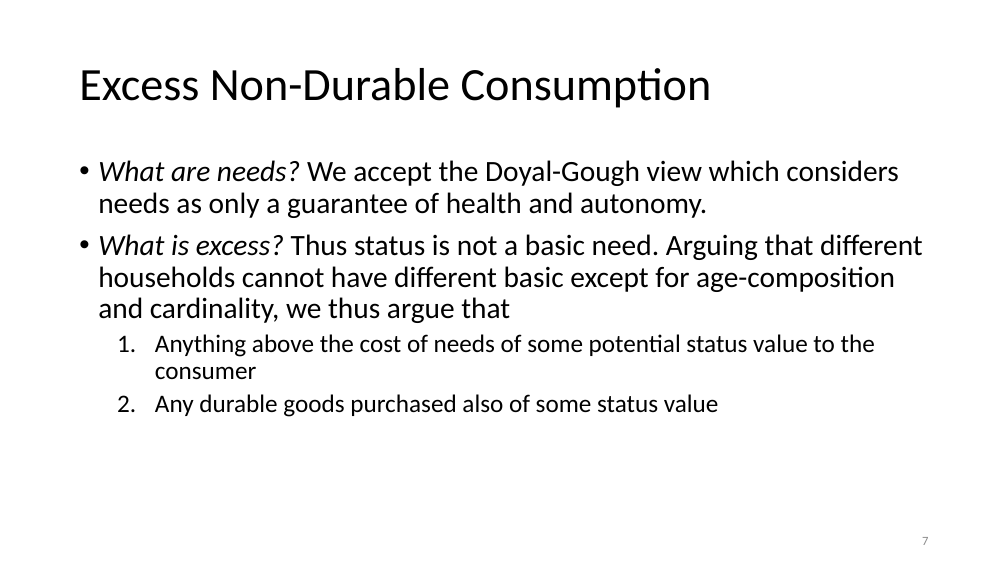
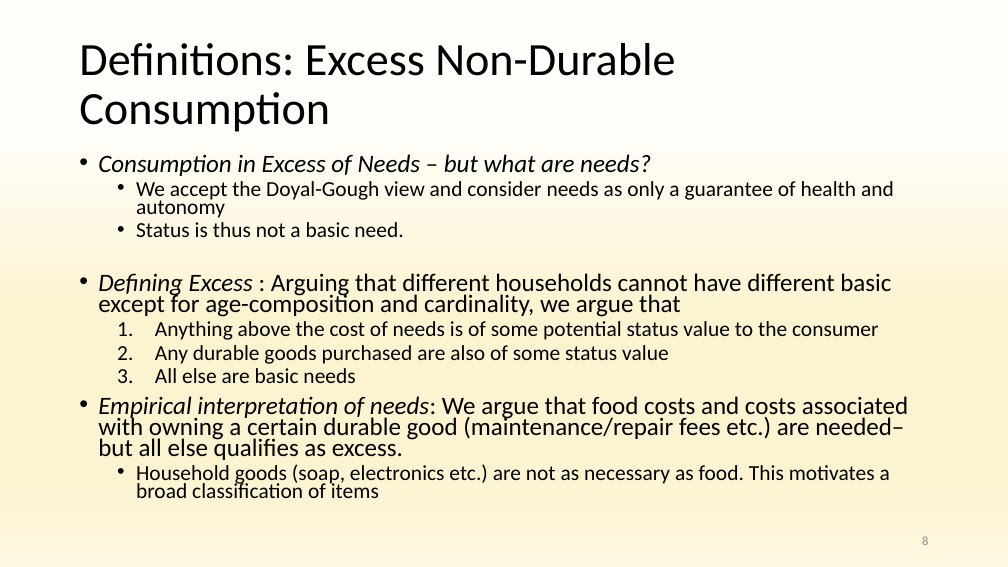
Before and after one commit to anuragr81/research, a slide deck: slide 8 of consumption/presentationOct2021.pptx (slide 7 before the commit). Drawn at 1008x567 pixels with LibreOffice and Linux fonts; fonts in the diff are those of the drawing; background and template pictures are left out. Boxes give left, top, right and bottom in pixels: in the first picture for what was removed or moved away, otherwise in the second. Text is boxed around its words. In the diff, an @@ line names an element or a change of style, - is before the commit and + after.

```diff
--- a/consumption/presentationOct2021.pptx
+++ b/consumption/presentationOct2021.pptx
@@ background #FFFFFF to gradient #FFFEFA to #FCF4D1 to #FDF8E0 @@
@@ title at box(79, 43, 675, 132): text changed @@
-Excess Non-Durable Consumption
+Definitions: Excess Non-Durable Consumption
@@ text at box(98, 154, 908, 498): text changed; size 21 to 15.3 pt @@
-• What are needs? We accept the Doyal-Gough view which considers needs as only a guarantee of health and autonomy.
-• What is excess? Thus status is not a basic need. Arguing that different households cannot have different basic except for age-composition and cardinality, we thus argue that
-  1. Anything above the cost of needs of some potential status value to the consumer
-  2. Any durable goods purchased also of some status value
+• Consumption in Excess of Needs – but what are needs?
+  • We accept the Doyal-Gough view and consider needs as only a guarantee of health and autonomy
+  • Status is thus not a basic need.
+• Defining Excess : Arguing that different households cannot have different basic except for age-composition and cardinality, we argue that
+  1. Anything above the cost of needs is of some potential status value to the consumer
+  2. Any durable goods purchased are also of some status value
+  3. All else are basic needs
+• Empirical interpretation of needs: We argue that food costs and costs associated with owning a certain durable good (maintenance/repair fees etc.) are needed– but all else qualifies as excess.
+  • Household goods (soap, electronics etc.) are not as necessary as food. This motivates a broad classification of items
@@ page number at box(922, 536, 928, 545): text changed @@
-7
+8
```
Also in this commit, not shown: 19 other slides changed, 4 slides added, 5 other files.
